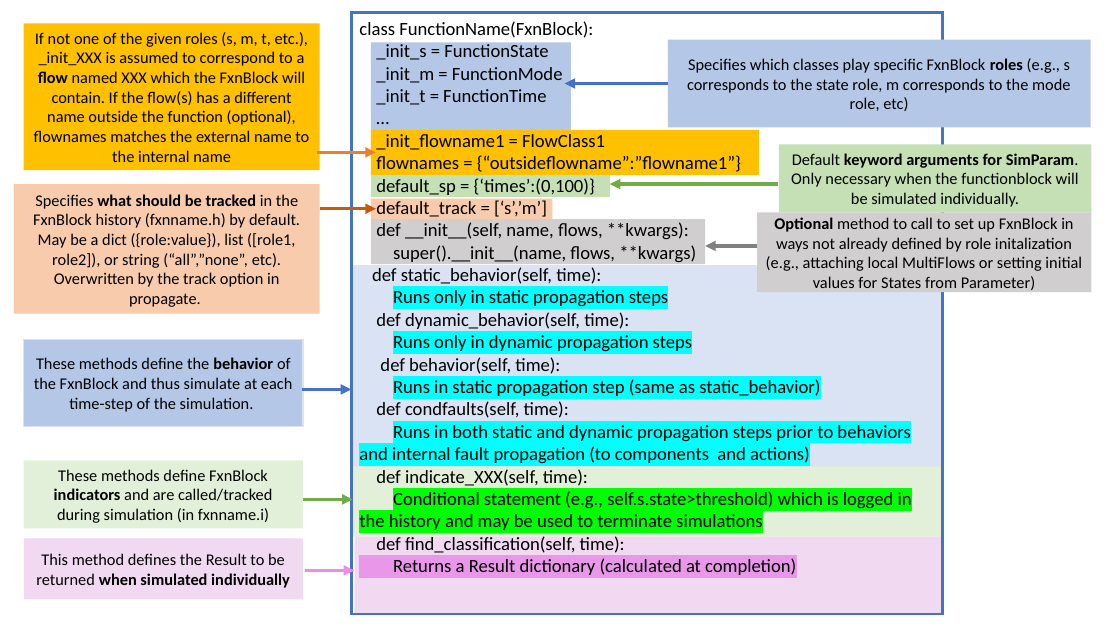
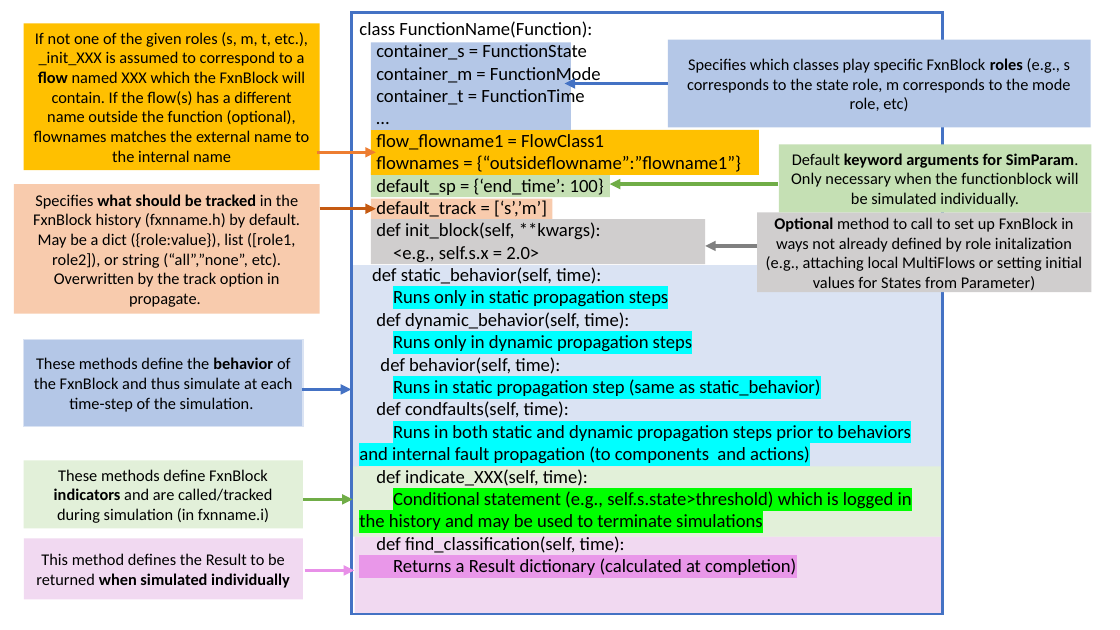
Before and after one commit to nasa/fmdtools, a slide deck: slide 12 of docs/figures/powerpoint_figures.pptx. Drawn at 1120x630 pixels with LibreOffice and Linux fonts; fonts in the diff are those of the drawing. Boxes give left, top, right and bottom in pixels: in the first picture for what was removed or moved away, otherwise in the second. Text is boxed around its words. In the diff, an @@ line names an element or a change of style, - is before the commit and + after.

```diff
--- a/docs/figures/powerpoint_figures.pptx
+++ b/docs/figures/powerpoint_figures.pptx
@@ text in rectangle at [359,21,601,108]: text changed @@
-class FunctionName(FxnBlock):
-_init_s = FunctionState
-_init_m = FunctionMode
-_init_t = FunctionTime
+class FunctionName(Function):
+container_s = FunctionState
+container_m = FunctionMode
+container_t = FunctionTime
@@ text in rectangle at [376,134,604,150]: text changed @@
-_init_flowname1 = FlowClass1
+flow_flowname1 = FlowClass1
@@ text in rectangle at [376,178,604,195]: text changed @@
-default_sp = {‘times’:(0,100)}
+default_sp = {‘end_time’: 100}
@@ text in rectangle at [376,222,601,262]: text changed @@
-def __init__(self, name, flows, **kwargs):
-super().__init__(name, flows, **kwargs)
+def init_block(self, **kwargs):
+<e.g., self.s.x = 2.0>
```
Also in this commit, not shown: 7 other slides changed, 7 other files.
